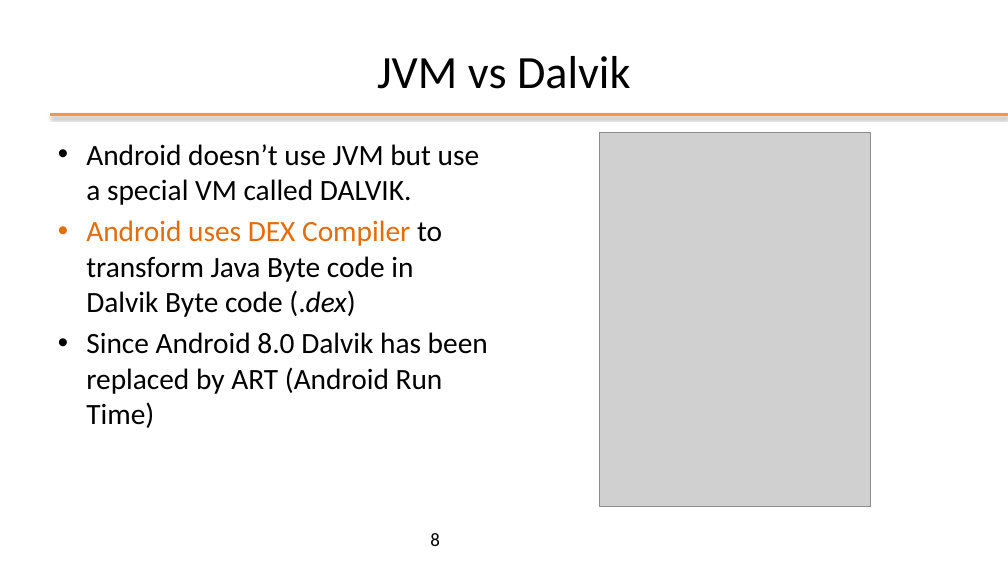
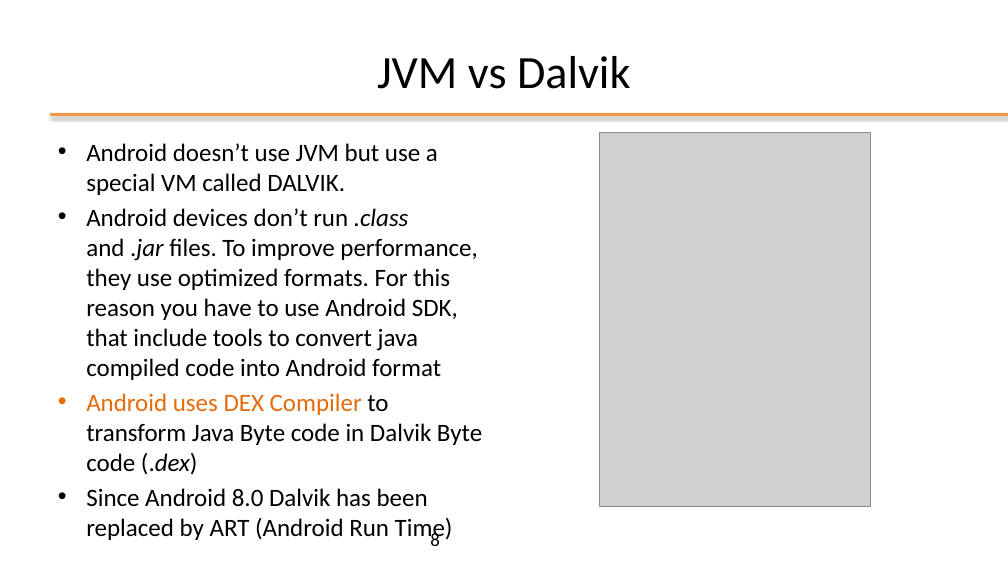
Before and after one commit to kevinmala00/ATTIVITA-PROGETTUALE, a slide deck: slide 8 of slides/01 - Android Introduction.pptx. Drawn at 1008x567 pixels with LibreOffice and Linux fonts; fonts in the diff are those of the drawing; grey boxes stand for pictures; background and template pictures are left out. Boxes give left, top, right and bottom in pixels: in the first picture for what was removed or moved away, otherwise in the second. Text is boxed around its words. In the diff, an @@ line names an element or a change of style, - is before the commit and + after.

```diff
--- a/slides/01 - Android Introduction.pptx
+++ b/slides/01 - Android Introduction.pptx
@@ text at (86,143,482,507): size 28 to 23.8 pt in "Android doesn’t use JVM but use a ...", "Android uses DEX Compiler to transform Java ...", "Since Android 8.0 Dalvik has been replaced ..." @@
@@ text at (86,208,477,380): paragraph added @@
+• Android devices don’t run .class and .jar files. To improve performance, they use optimized formats. For this reason you have to use Android SDK, that include tools to convert java compiled code into Android format
```
Also in this commit, not shown: 3 other slides changed.
